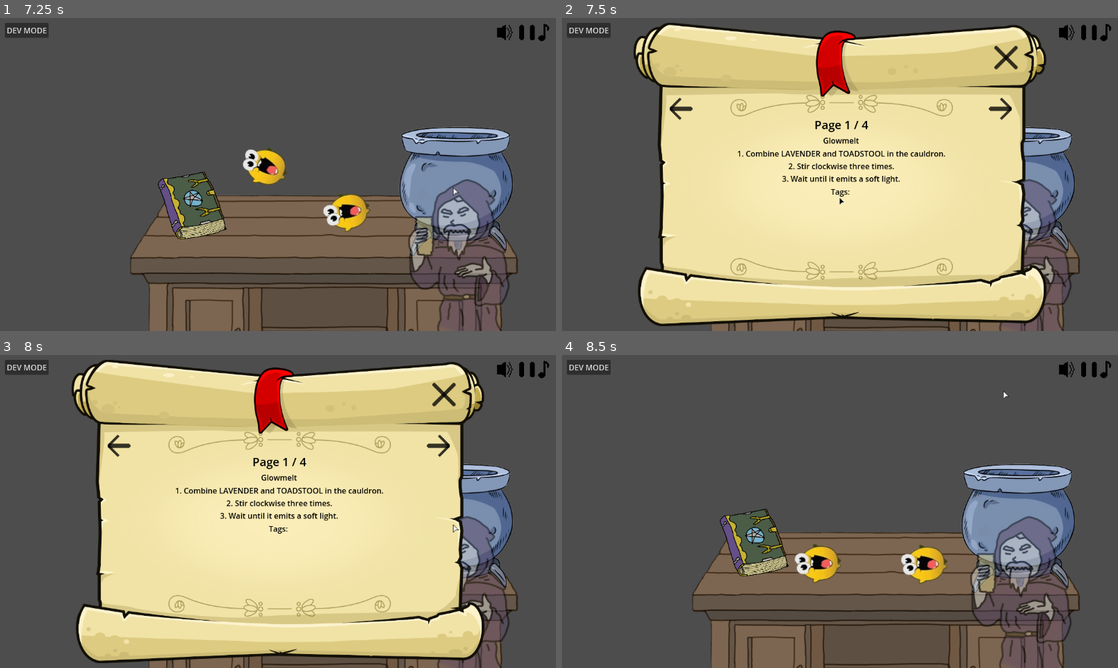
Above: before the commit, frames 1-4 (two rows, left to right).
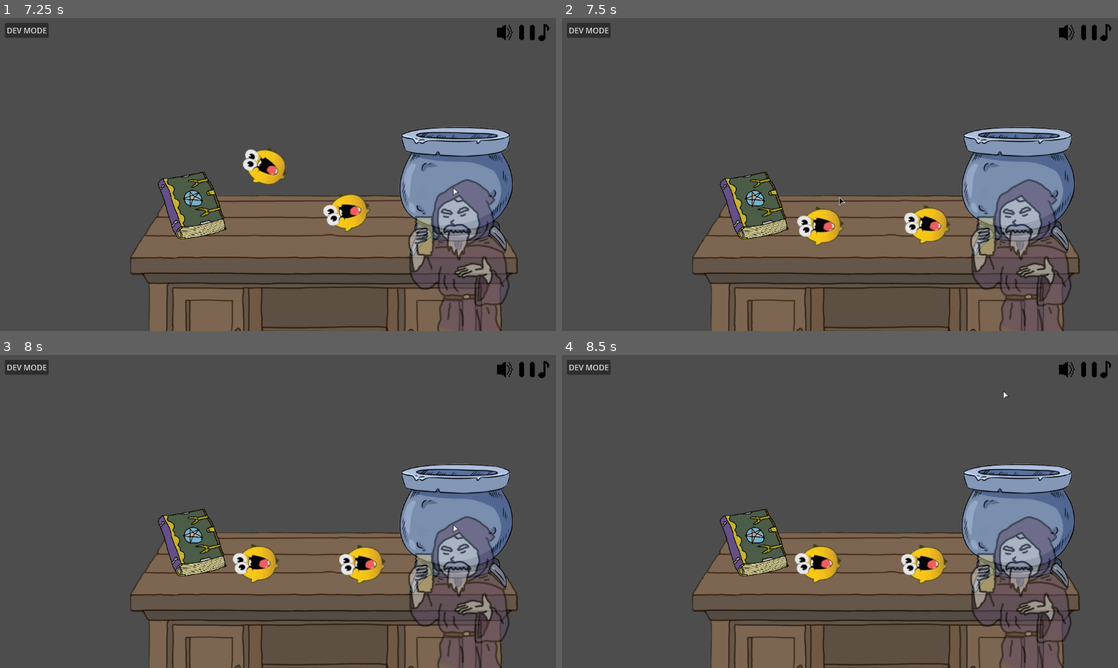
Above: after the commit, the same moments.

Repository: SanchotEm/intern_of_alchemist
Game: Godot game, scene res://Base/main.tscn
The game is run twice, just before and just after one commit, with the same random seed, the same clock (stepped at 60 frames per second) and the same inputs.
Inputs (mouse positions are in pixels of both pictures, inside the frame that each line leads up to):
- Up to frame 1 (7.25 s): click "DEV MODE" at 0.5 s; click (311, 155) at 1.25 s; click "DEV MODE" at 2 s; click "Spawn Item" at 2.75 s; click (311, 155) at 3.5 s; click "DEV MODE" at 4.25 s; click "Spawn Item" at 5 s; click (311, 155) at 5.75 s; drag from (278, 224) to (455, 190) at 6.52 s
- Up to frame 2 (7.5 s): drag from (756, 205) to (1017, 190) at 7.27 s
- Up to frame 3 (8 s): no input
- Up to frame 4 (8.5 s): click (1006, 395) at 8.02 s

Frame 1 is identical in both runs. In frame 2, 63% of the frame differs, in the area x 12-88%, y 1-99%; in frame 3, 63%; in frame 4, nothing differs.

Commit message:
drag tho

Diff:
--- /dev/null
+++ b/Base/Grimoire/grimoire.gd
@@ -0,0 +1,93 @@
+extends Node2D
+
+@onready var hold_area: Area2D = %HoldArea2D
+@onready var hold_timer: Timer = %HoldTimer
+@onready var hold_progress_bar: ProgressBar = %HoldProgressBar
+
+enum State { IDLE, HOLDING, DRAGGING, OPENED }
+
+const PROGRESS_BAR_OFFSET: Vector2 = Vector2(-10, -20)
+const MINIMUM_HOLD_TIME: float = 1.0
+const DEBUG_ENABLED: bool = true
+
+var current_state: State = State.IDLE
+var drag_offset: Vector2 = Vector2.ZERO
+var hold_time: float = 0.0
+
+func _ready() -> void:
+	hold_area.input_event.connect(_on_hold_area_input_event)
+	hold_area.mouse_exited.connect(_on_hold_area_mouse_exited)
+	hold_progress_bar.visible = false
+
+func _unhandled_input(event: InputEvent) -> void:
+	if not event.is_action_released("LMB"):
+		return
+
+	match current_state:
+		State.HOLDING:
+			print("Hold released after ", hold_time, "s")
+			_cancel_hold()
+			if hold_time < MINIMUM_HOLD_TIME:
+				print("Emitting click (short hold)")
+				SignalBus.emit_signal("grimoire_clicked")
+		State.DRAGGING:
+			print("Drag ended")
+			current_state = State.IDLE
+
+func _process(delta: float) -> void:
+	if current_state == State.HOLDING:
+		hold_time += delta
+		hold_progress_bar.global_position = get_global_mouse_position() + PROGRESS_BAR_OFFSET
+		hold_progress_bar.value = min(hold_time / MINIMUM_HOLD_TIME * 100, 100)
+	elif current_state == State.DRAGGING:
+		global_position = get_global_mouse_position() + drag_offset
+
+func _on_hold_area_input_event(_viewport: Node, event: InputEvent, _shape_idx: int) -> void:
+	if event.is_action_pressed("LMB") and current_state == State.IDLE:
+		get_viewport().set_input_as_handled()
+		_start_hold()
+
+func _on_hold_timer_timeout() -> void:
+	if current_state == State.HOLDING:
+		print("Hold completed (", hold_time, "s), starting drag")
+		current_state = State.DRAGGING
+		hold_progress_bar.visible = false
+
+func _on_hold_area_mouse_exited() -> void:
+	if current_state == State.HOLDING:
+		print("Mouse exited during hold (", hold_time, "s)")
+		_cancel_hold()
+
+func _start_hold() -> void:
+	const HOLD_PROGRESS_INITIAL_VALUE := 0
+	const HOLD_PROGRESS_MID_VALUE := 50
+	const FADE_IN_DELAY_RATIO := 0.1
+	const FIRST_TWEEN_RATIO := 0.5
+	const SECOND_TWEEN_RATIO := 0.5
+
+	print("Starting hold")
+	current_state = State.HOLDING
+	hold_time = 0.0
+	drag_offset = global_position - get_global_mouse_position()
+	hold_timer.start(MINIMUM_HOLD_TIME)
+	hold_progress_bar.value = HOLD_PROGRESS_INITIAL_VALUE
+	hold_progress_bar.modulate = Color(1, 1, 1, 0)
+	hold_progress_bar.visible = true
+
+	var tween = create_tween()
+	var first_tween_duration = MINIMUM_HOLD_TIME * FIRST_TWEEN_RATIO
+	var fade_in_delay = first_tween_duration * FADE_IN_DELAY_RATIO
+	tween.tween_property(hold_progress_bar, "value", HOLD_PROGRESS_MID_VALUE, first_tween_duration)
+
+	tween.parallel().tween_property(
+		hold_progress_bar,
+		"modulate",
+		Color(1, 1, 1, 1),
+		first_tween_duration
+	).set_delay(fade_in_delay)
+
+func _cancel_hold() -> void:
+	print("Cancelling hold")
+	current_state = State.IDLE
+	hold_timer.stop()
+	hold_progress_bar.visible = false
--- a/Base/grimoire_placeholder.gd
+++ /dev/null
@@ -1,9 +0,0 @@
-## Grimoire placeholder
-extends Sprite2D
-
-@onready var area_2d: Area2D = $Area2D
-
-func _on_area_2d_input_event(_viewport: Node, event: InputEvent, _shape_idx: int) -> void:
-	if event.is_action_pressed("LMB"):
-		SignalBus.grimoire_clicked.emit()
-		# Opens the Grimoire, a UI element, currently UI/ScrollUIControl
--- a/Base/main.tscn
+++ b/Base/main.tscn
@@ -15,7 +15,6 @@
 [ext_resource type="Texture2D" uid="uid://depdj7kbkpgu" path="res://Resources/Icons/HelpSprite-0001.png" id="7_3tpw1"]
 [ext_resource type="Script" uid="uid://b4873n8i6s0vb" path="res://UI/HelpControl.gd" id="7_u7upk"]
 [ext_resource type="Texture2D" uid="uid://dt8a1nb4gbn7e" path="res://Resources/Placeholders/Grimoire-Placeholder.png" id="7_x1fjo"]
-[ext_resource type="Script" uid="uid://82rvw75ngto4" path="res://Base/grimoire_placeholder.gd" id="8_llarn"]
 [ext_resource type="Texture2D" uid="uid://blpqswr63jyas" path="res://Resources/Icons/HelpSpritePressed-0001.png" id="8_u7upk"]
 [ext_resource type="Script" uid="uid://g31ahwmjiu65" path="res://UI/ScrollUI.gd" id="9_llarn"]
 [ext_resource type="PackedScene" uid="uid://f8d15v2cndw1" path="res://Base/Mentor/mentor.tscn" id="12_6c3lq"]
@@ -25,6 +24,7 @@
 [ext_resource type="Script" uid="uid://c41kgvuuck1eu" path="res://UI/MusicControl.gd" id="14_48dpn"]
 [ext_resource type="Texture2D" uid="uid://bcwmfvlut2sau" path="res://Resources/Icons/MusicIconSprite-0004.png" id="14_oqvj5"]
 [ext_resource type="Texture2D" uid="uid://b6cdhvw3ftbos" path="res://Resources/Scrolls/wide.png" id="15_7ly7r"]
+[ext_resource type="Script" uid="uid://bo0fbbiqxf55r" path="res://Base/Grimoire/grimoire.gd" id="22_l6o11"]
 [ext_resource type="Script" uid="uid://r0wv7h8mkyxp" path="res://Base/DevModeCenterContainer.gd" id="24_4dgd5"]
 [ext_resource type="Script" uid="uid://g3trio6l0800" path="res://UI/MainMenu.gd" id="27_l6o11"]
 
@@ -46,6 +46,15 @@
 
 [sub_resource type="RectangleShape2D" id="RectangleShape2D_wxmdi"]
 size = Vector2(408.571, 400)
+
+[sub_resource type="StyleBoxFlat" id="StyleBoxFlat_l6o11"]
+
+[sub_resource type="StyleBoxFlat" id="StyleBoxFlat_ay008"]
+bg_color = Color(1, 1, 1, 1)
+
+[sub_resource type="Theme" id="Theme_tk4b4"]
+ProgressBar/styles/background = SubResource("StyleBoxFlat_l6o11")
+ProgressBar/styles/fill = SubResource("StyleBoxFlat_ay008")
 
 [node name="main" type="Node2D"]
 script = ExtResource("1_hljll")
@@ -561,21 +570,41 @@
 position = Vector2(128, 68)
 scale = Vector2(0.420556, 0.420556)
 
-[node name="Grimoire-placeholder" type="Sprite2D" parent="Level"]
+[node name="Grimoire" type="Node2D" parent="Level"]
+script = ExtResource("22_l6o11")
+
+[node name="Grimoire-placeholder" type="Sprite2D" parent="Level/Grimoire"]
 position = Vector2(-177, 65)
 scale = Vector2(0.35, 0.35)
 texture = ExtResource("7_x1fjo")
-script = ExtResource("8_llarn")
-
-[node name="Area2D" type="Area2D" parent="Level/Grimoire-placeholder"]
-
-[node name="CollisionShape2D" type="CollisionShape2D" parent="Level/Grimoire-placeholder/Area2D"]
+
+[node name="HoldArea2D" type="Area2D" parent="Level/Grimoire/Grimoire-placeholder"]
+unique_name_in_owner = true
+
+[node name="CollisionShape2D" type="CollisionShape2D" parent="Level/Grimoire/Grimoire-placeholder/HoldArea2D"]
 position = Vector2(-1.42859, -2.85715)
 shape = SubResource("RectangleShape2D_wxmdi")
 
+[node name="HoldTimer" type="Timer" parent="Level/Grimoire/Grimoire-placeholder"]
+unique_name_in_owner = true
+
+[node name="HoldProgressBar" type="ProgressBar" parent="Level/Grimoire/Grimoire-placeholder"]
+unique_name_in_owner = true
+custom_minimum_size = Vector2(80, 20)
+offset_left = 54.2858
+offset_top = -128.571
+offset_right = 104.286
+offset_bottom = -101.571
+size_flags_horizontal = 4
+size_flags_vertical = 4
+theme = SubResource("Theme_tk4b4")
+show_percentage = false
+
 [node name="Mentor" parent="Level" instance=ExtResource("12_6c3lq")]
 position = Vector2(-419, -65)
 
 [node name="CustomCursor" parent="." instance=ExtResource("2_ay008")]
 
-[connection signal="input_event" from="Level/Grimoire-placeholder/Area2D" to="Level/Grimoire-placeholder" method="_on_area_2d_input_event"]
+[connection signal="input_event" from="Level/Grimoire/Grimoire-placeholder/HoldArea2D" to="Level/Grimoire" method="_on_hold_area_2d_input_event"]
+[connection signal="mouse_exited" from="Level/Grimoire/Grimoire-placeholder/HoldArea2D" to="Level/Grimoire" method="_on_hold_area_2d_mouse_exited"]
+[connection signal="timeout" from="Level/Grimoire/Grimoire-placeholder/HoldTimer" to="Level/Grimoire" method="_on_hold_timer_timeout"]
Not shown, added: Base/Grimoire/grimoire.gd.uid
Not shown, removed: Base/grimoire_placeholder.gd.uid
Not shown: 1 places in Base/main.tscn that only renumber resources
